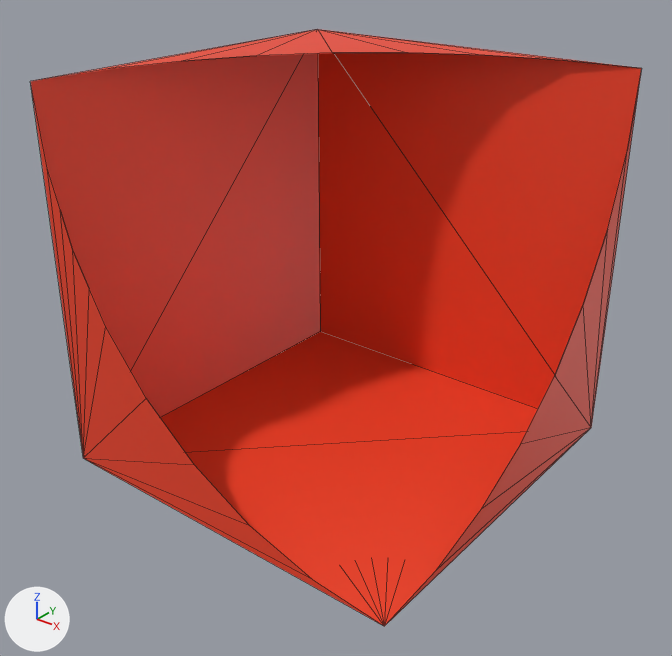
The glTF model models/seperated_blocks/r4c2_body_red.gltf as it was, and as the next commit left it.
One viewpoint serves both versions: a 50 mm camera at (2.69, -3.45, 1.82) aimed at (0.03, -0.12, -0.24). Lighting does not change. The marker at lower left points along +X, +Y and +Z. Mesh edges are drawn as thin lines. Objects named as collision shapes, trigger or cutter boxes, shadow casters or lower levels of detail are left out. Vertices at the same position are counted once.

The first picture shows 'r4c2_body_red'.
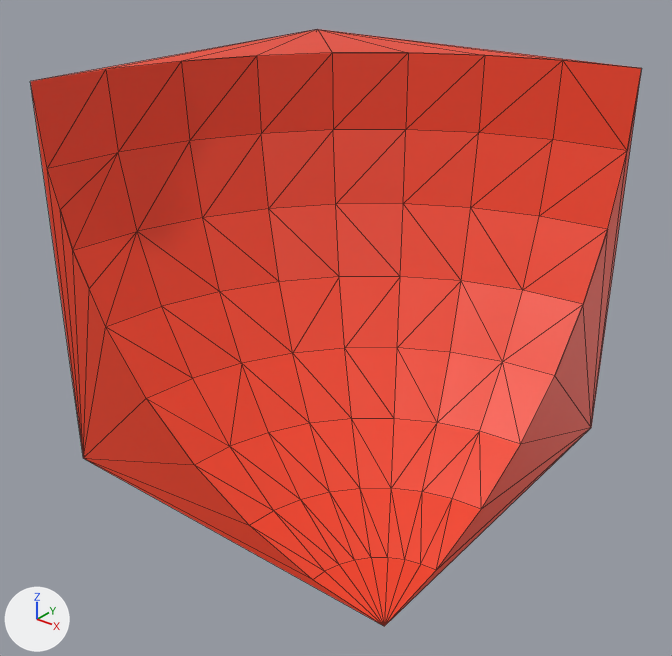
The change in detail:
me_cube_549 is used by ob_r4c2_body_red; location (0.0, 0.0, 0.0).
me_cube_549 had 76 vertices, 112 faces and spanned x -1.01..0.99, y -1.0..1.0, z -1.0..1.0.
me_cube_549 now has 119 vertices, 234 faces and spans x -1.01..0.99, y -1.0..1.0, z -1.0..1.0.
Part 1, on me_cube_549:
43 vertices are added at x -0.93..0.84, y -0.93..0.92, z -0.96..0.61.
122 new faces join them.

Changed parts and their boxes [x1, y1, x2, y2] in the pictures (672 x 656 px):
part 1 of me_cube_549, added (red): after [30, 53, 642, 626]
